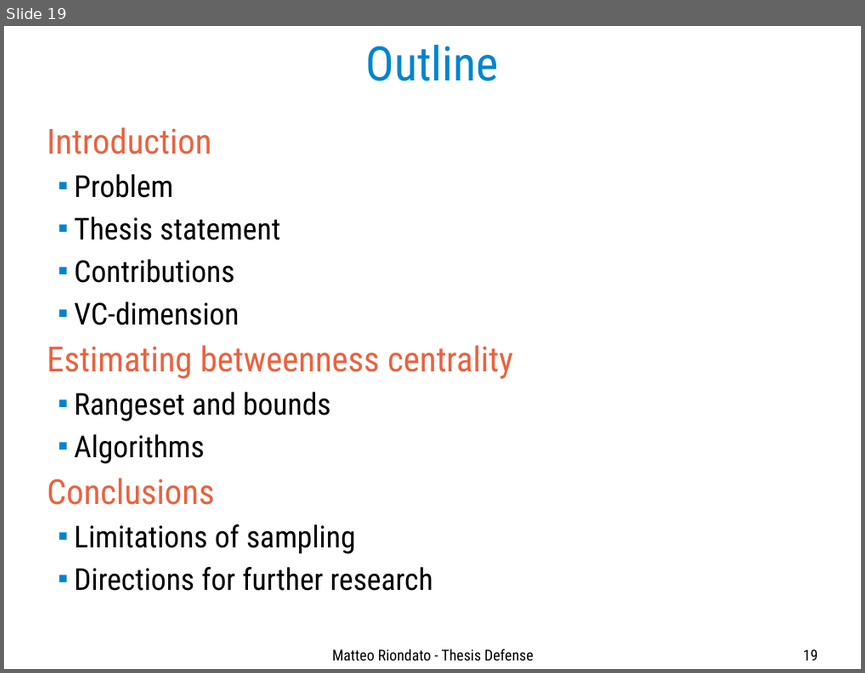
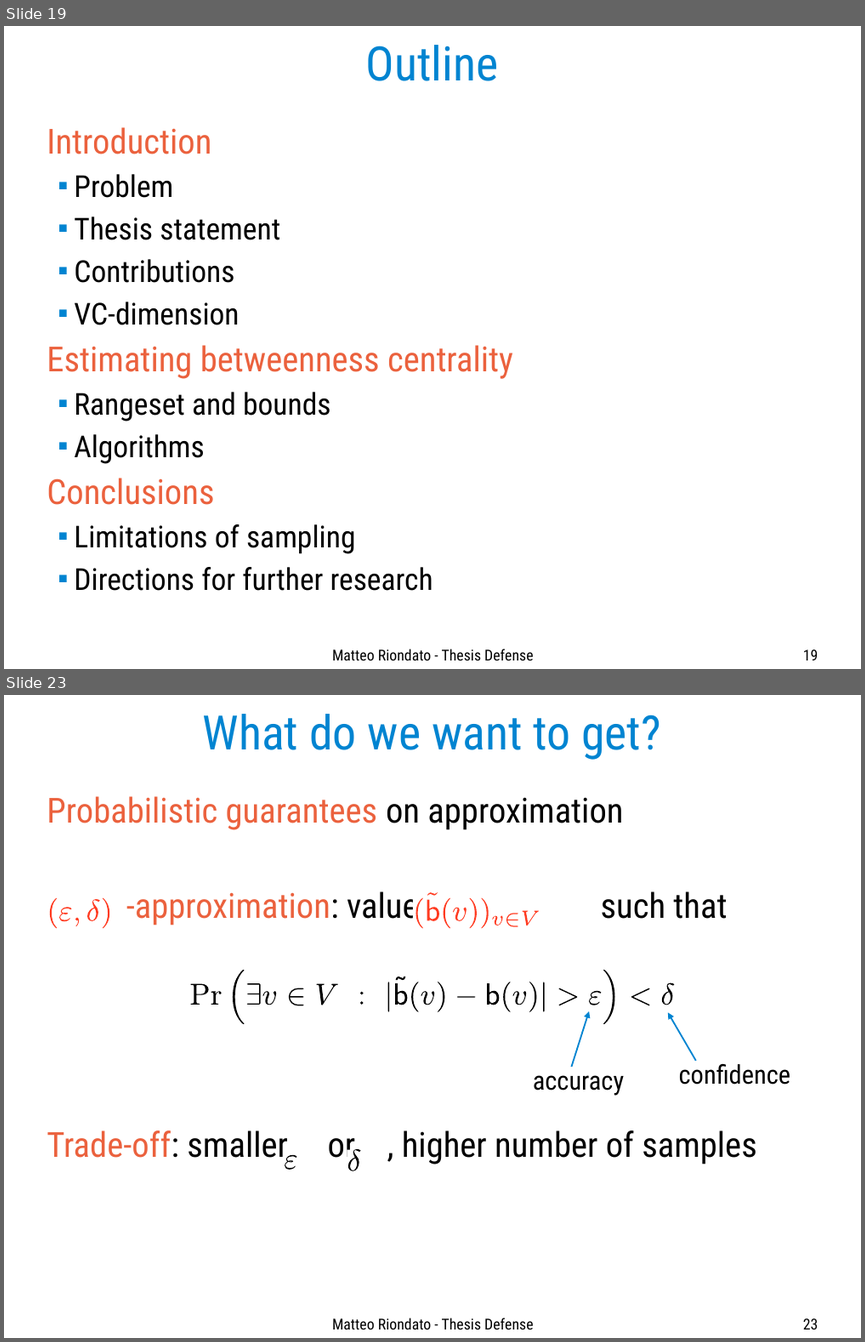
Before and after one commit to ZhizhongIsaacChen/dissertation, a slide deck: defense/Defense-talk.odp. Shown one above the other, each under a label of ours: slide 19 before the commit, slides 19 and 23 after it; the slides between them are not shown. The pictures are 865x673 and 865x1342 pixels, drawn with LibreOffice and Linux fonts; fonts in the diff are those of the drawing. Boxes give left, top, right and bottom in pixels: in the first picture for what was removed or moved away, otherwise in the second. Text is boxed around its words. In the diff, an @@ line names an element or a change of style, - is before the commit and + after.

```diff
--- a/defense/Defense-talk.odp
+++ b/defense/Defense-talk.odp
@@ slide 23 added at bbox=[4, 695, 861, 1338], background #FFFFFF @@
@@ title added at bbox=[203, 714, 661, 760], 44 pt, text #0084D1 @@
+What do we want to get?
@@ text added at bbox=[46, 796, 756, 1165], 32 pt, text #000000 @@
+Probabilistic guarantees on approximation
+-approximation: values such that
+Trade-off: smaller or , higher number of samples
@@ group added at bbox=[50, 898, 109, 928]: 5 freeform shapes @@
@@ group added at bbox=[413, 892, 540, 928]: 11 freeform shapes @@
@@ group added at bbox=[190, 970, 676, 1024]: 26 freeform shapes @@
@@ arrow added from (572, 1066) to (590, 1011), #0084D1 1.45 pt @@
@@ arrow added from (696, 1061) to (668, 1012), #0084D1 1.45 pt @@
@@ text added at bbox=[533, 1075, 624, 1095], 24 pt, text #000000 @@
+accuracy
@@ text added at bbox=[679, 1064, 791, 1084], 24 pt, text #000000 @@
+confidence
@@ freeform shape added at bbox=[347, 1150, 362, 1171], fill #FFFFFF @@
@@ freeform shape added at bbox=[348, 1149, 361, 1171], fill #000000 @@
@@ freeform shape added at bbox=[284, 1156, 298, 1168], fill #FFFFFF @@
@@ freeform shape added at bbox=[284, 1155, 297, 1169], fill #000000 @@
@@ text added at bbox=[332, 1317, 533, 1329], 14 pt, text #000000 @@
+Matteo Riondato - Thesis Defense
@@ page number added at bbox=[803, 1318, 818, 1329], 14 pt, text #000000 @@
+23
```
Also in this commit, not shown: 15 slides changed, 1 other slide added, 2 slides removed.
